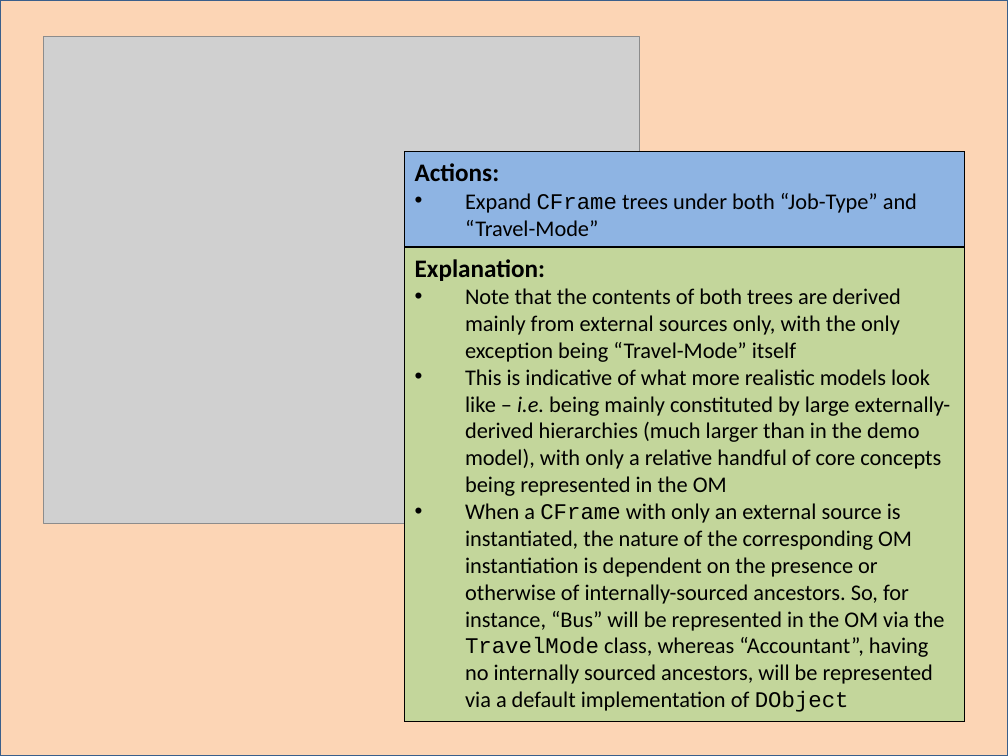
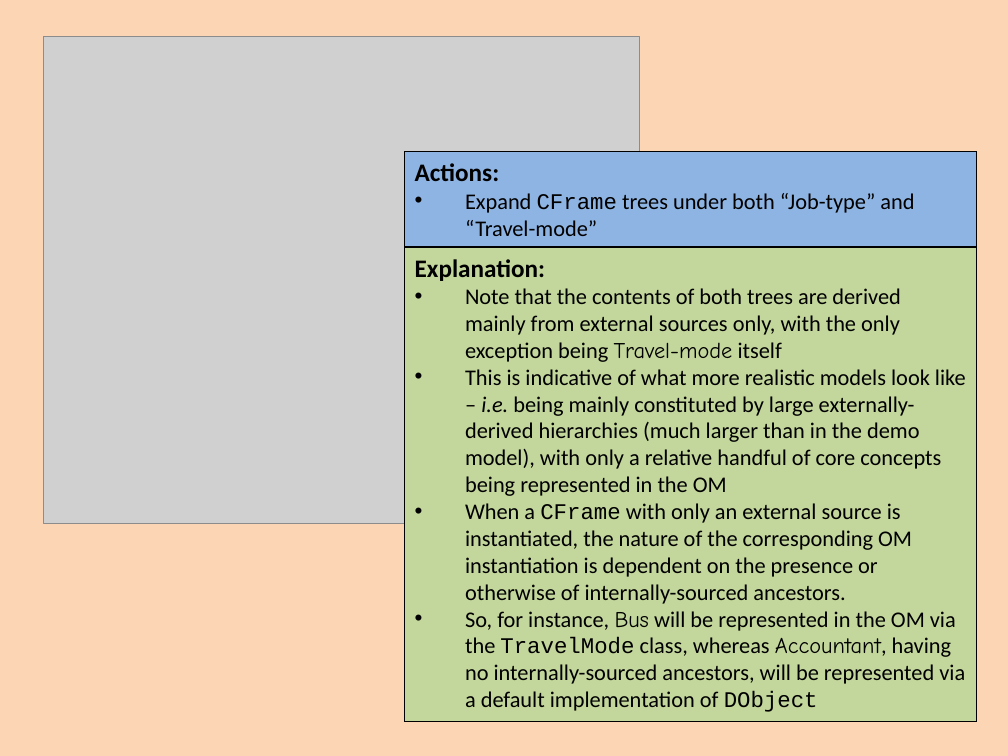
Before and after one commit to colin-puleston/mekon-hobo, a slide deck: slide 25 of docs/MEKON-HOBO Introductory Tutorial.pptx. Drawn at 1008x756 pixels with LibreOffice and Linux fonts; fonts in the diff are those of the drawing; grey boxes stand for pictures. Boxes give left, top, right and bottom in pixels: in the first picture for what was removed or moved away, otherwise in the second. Text is boxed around its words. In the diff, an @@ line names an element or a change of style, - is before the commit and + after.

```diff
--- a/docs/MEKON-HOBO Introductory Tutorial.pptx
+++ b/docs/MEKON-HOBO Introductory Tutorial.pptx
@@ background #FFFFFF to #FCD5B5 @@
@@ rectangle removed at (0, 0, 1008, 756) @@
@@ rectangle "Actions:": place and size @@
-rectangle "Actions:" at (405, 152, 965, 247)
+rectangle "Actions:" at (405, 152, 977, 247)
@@ text in rectangle at (465, 193, 914, 236): text changed @@
-• Expand CFrame trees under both “Job-Type” and “Travel-Mode”
+• Expand CFrame trees under both “Job-type” and “Travel-mode”
@@ rectangle "Explanation:": place and size @@
-rectangle "Explanation:" at (405, 247, 965, 722)
+rectangle "Explanation:" at (405, 247, 977, 722)
@@ text in rectangle at (465, 288, 900, 362): text changed @@
-• Note that the contents of both trees are derived mainly from external sources only, with the only exception being “Travel-Mode” itself
+• Note that the contents of both trees are derived mainly from external sources only, with the only exception being Travel-mode itself
@@ text in rectangle at (465, 503, 965, 712): text changed @@
-• When a CFrame with only an external source is instantiated, the nature of the corresponding OM instantiation is dependent on the presence or otherwise of internally-sourced ancestors. So, for instance, “Bus” will be represented in the OM via the TravelMode class, whereas “Accountant”, having no internally sourced ancestors, will be represented via a default implementation of DObject
+• When a CFrame with only an external source is instantiated, the nature of the corresponding OM instantiation is dependent on the presence or otherwise of internally-sourced ancestors.
+• So, for instance, Bus will be represented in the OM via the TravelMode class, whereas Accountant, having no internally-sourced ancestors, will be represented via a default implementation of DObject
```
Also in this commit, not shown: 30 other slides changed, 14 slides added.
